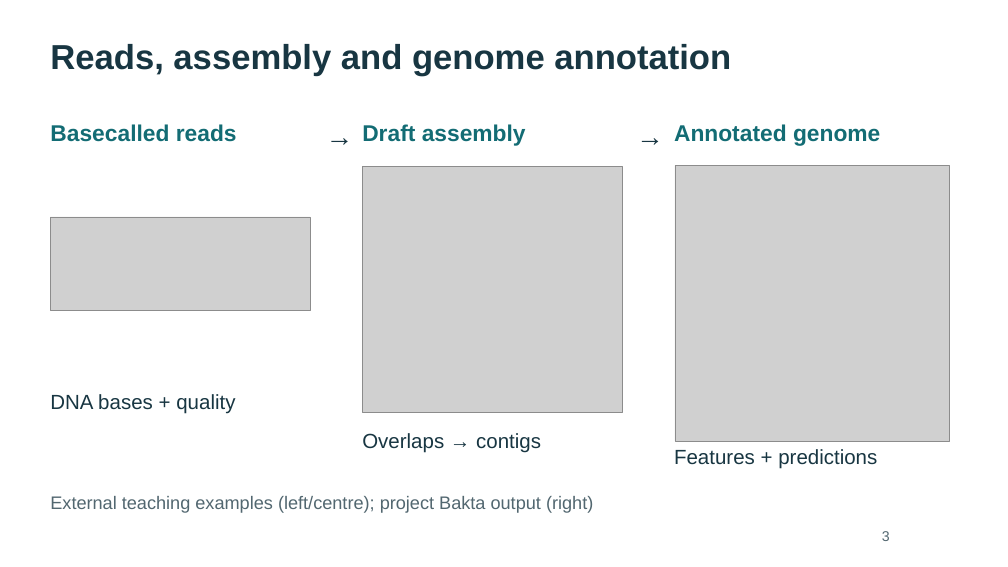
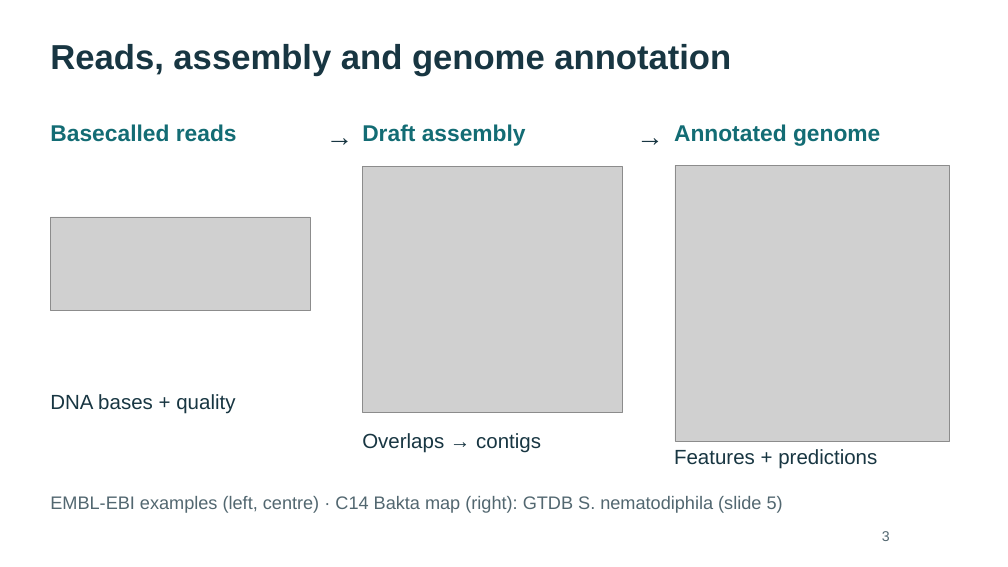
Before and after one commit to WhyAdr/sm-manu, a slide deck: slide 3 of explainer/NMZ-Serratia-genomics-explainer-2026-10-20.pptx. Drawn at 1008x567 pixels with LibreOffice and Linux fonts; fonts in the diff are those of the drawing; grey boxes stand for pictures. Boxes give left, top, right and bottom in pixels: in the first picture for what was removed or moved away, otherwise in the second. Text is boxed around its words. In the diff, an @@ line names an element or a change of style, - is before the commit and + after.

```diff
--- a/explainer/NMZ-Serratia-genomics-explainer-2026-10-20.pptx
+++ b/explainer/NMZ-Serratia-genomics-explainer-2026-10-20.pptx
@@ text at [50,496,783,513]: text changed @@
-External teaching examples (left/centre); project Bakta output (right)
+EMBL-EBI examples (left, centre) · C14 Bakta map (right): GTDB S. nematodiphila (slide 5)
```
Also in this commit, not shown: 21 other slides changed, 4 slides added, 1 slide removed, 12 other files.
